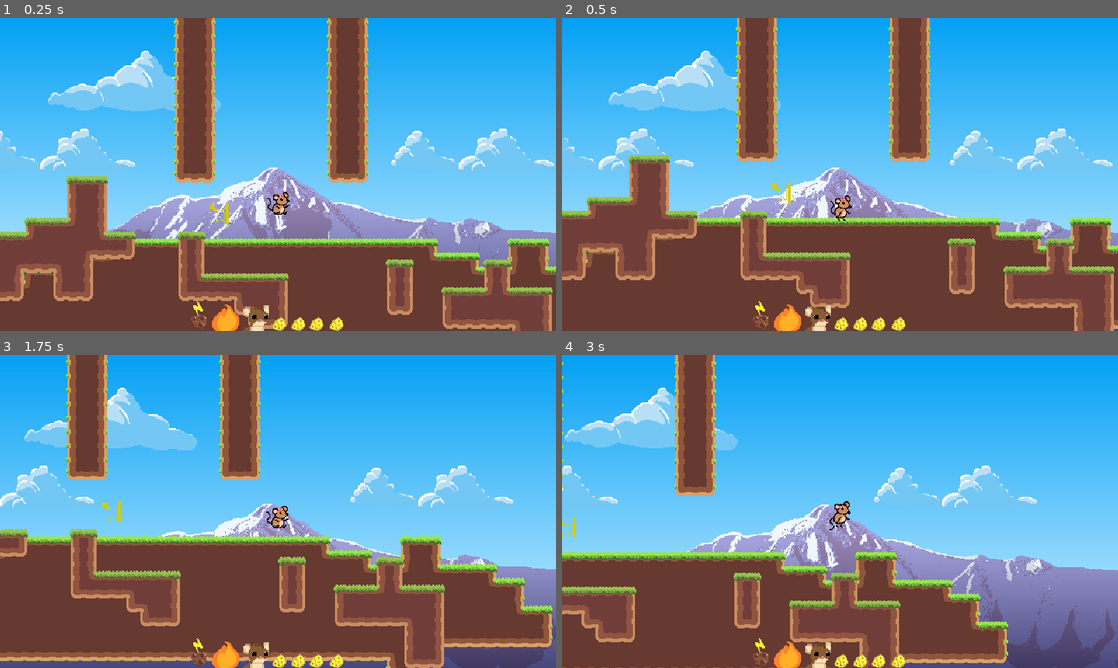
Above: before the commit, frames 1-4 (two rows, left to right).
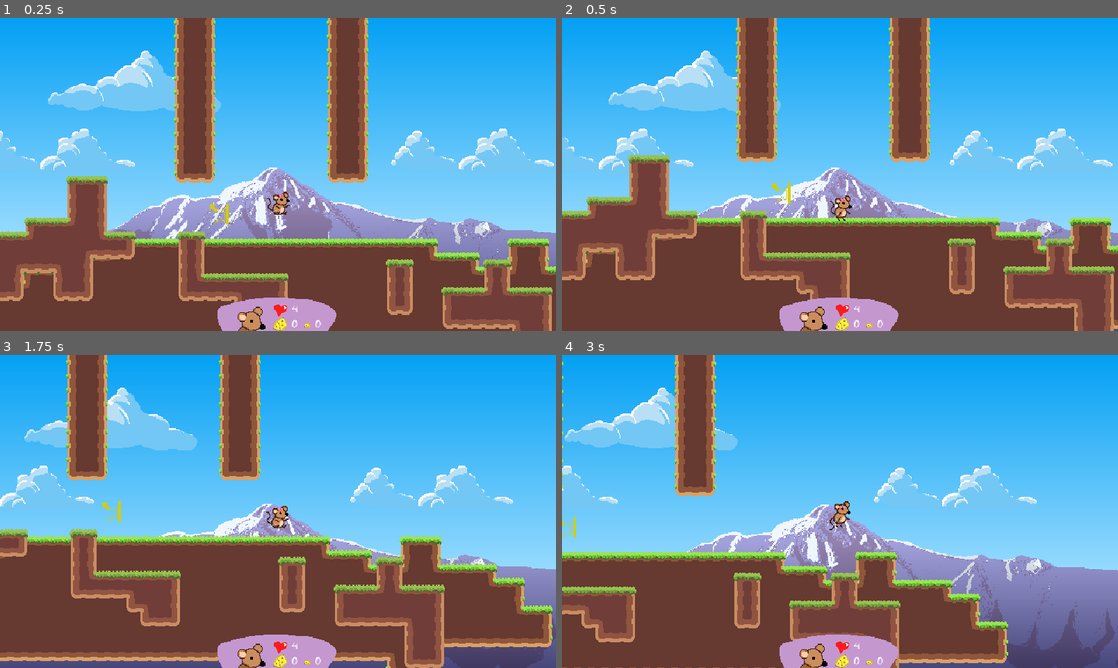
Above: after the commit, the same moments.

Repository: GalletasConMayo/LilRatGame
Game: Godot game, scene res://Scenes/game.tscn
The game is run twice, just before and just after one commit, with the same random seed, the same clock (stepped at 60 frames per second) and the same inputs.
Inputs (mouse positions are in pixels of both pictures, inside the frame that each line leads up to):
- Up to frame 1 (0.25 s): no input
- Up to frame 2 (0.5 s): no input
- Up to frame 3 (1.75 s): tap Enter (ui_accept) at 0.5 s; move the mouse to (400, 495) at 0.52 s; hold D (right) 0.53-1.28 s; tap Z (dash) at 0.6 s; click (400, 495) at 0.67 s; tap X (jump) at 0.77, 1.52 s; move the mouse to (166, 527) at 1.27 s; hold S (down) from 1.28 s (still down); tap C (walking) at 1.35 s
- Up to frame 4 (3 s): move the mouse to (895, 442) at 2.02 s; release S (down) at 2.03 s; hold D (right) 2.03-2.78 s; hold F 2.03-2.78 s; move the mouse to (812, 574) at 2.77 s; hold W from 2.78 s (still down); tap Space at 2.85 s; click (812, 574) at 2.92 s

The runs differ from the first frame. In frame 1, 2.2% of the frame differs, in the area x 34-62%, y 55-100%; in frame 2, 2.2%; in frame 3, 2.3%; in frame 4, 2.3%, in the area x 34-62%, y 46-100%.

Commit message:
new functionalities: HUD, minor changes, added roadmap and gdd

Diff:
--- a/Scenes/HUD.tscn
+++ b/Scenes/HUD.tscn
@@ -1,6 +1,8 @@
-[gd_scene load_steps=2 format=3 uid="uid://chrnq3hfno3x4"]
+[gd_scene load_steps=4 format=3 uid="uid://chrnq3hfno3x4"]
 
+[ext_resource type="Script" path="res://Scripts/HUD.gd" id="1_6qtbd"]
 [ext_resource type="Texture2D" uid="uid://mbiqtgu8rxjj" path="res://Images/Player/HUD.png" id="1_aticg"]
+[ext_resource type="FontFile" uid="uid://dhj8xfl36onsg" path="res://Images/Rat-Regular.otf" id="3_r4s30"]
 
 [node name="HUD" type="Control"]
 layout_mode = 3
@@ -9,6 +11,7 @@
 anchor_bottom = 1.0
 grow_horizontal = 2
 grow_vertical = 2
+script = ExtResource("1_6qtbd")
 
 [node name="TextureRect" type="TextureRect" parent="."]
 layout_mode = 1
@@ -16,4 +19,46 @@
 anchor_right = 1.0
 offset_bottom = 360.0
 grow_horizontal = 2
+rotation = 0.000223999
 texture = ExtResource("1_aticg")
+
+[node name="HBoxContainer" type="HBoxContainer" parent="."]
+layout_mode = 1
+anchors_preset = 3
+anchor_left = 1.0
+anchor_top = 1.0
+anchor_right = 1.0
+anchor_bottom = 1.0
+offset_left = -25.0
+offset_top = -50.0
+grow_horizontal = 0
+grow_vertical = 0
+theme_override_constants/separation = 270
+
+[node name="GridContainer" type="GridContainer" parent="HBoxContainer"]
+layout_mode = 2
+size_flags_horizontal = 4
+size_flags_vertical = 8
+theme_override_constants/h_separation = 19
+columns = 2
+
+[node name="hitpoins" type="Label" parent="HBoxContainer/GridContainer"]
+layout_mode = 2
+theme_override_fonts/font = ExtResource("3_r4s30")
+text = "0"
+
+[node name="Control" type="Control" parent="HBoxContainer/GridContainer"]
+layout_mode = 2
+
+[node name="cheeses" type="Label" parent="HBoxContainer/GridContainer"]
+layout_mode = 2
+theme_override_fonts/font = ExtResource("3_r4s30")
+text = "0"
+
+[node name="cheese_piece" type="Label" parent="HBoxContainer/GridContainer"]
+layout_mode = 2
+theme_override_fonts/font = ExtResource("3_r4s30")
+text = "0"
+
+[node name="Control" type="Control" parent="HBoxContainer"]
+layout_mode = 2
--- /dev/null
+++ b/Scripts/HUD.gd
@@ -0,0 +1,21 @@
+extends Control
+
+func _ready():
+	global_variables.cheeses = 0
+	global_variables.cheese_piece = 0
+	global_variables.max_cheeses = 4
+	global_variables.hitpoints = 4
+	global_variables.max_hitpoints = 4
+
+func _process(delta):
+	check_hud_variables()
+
+func check_hud_variables()->void:
+	for label in $HBoxContainer/GridContainer.get_children(): #recorre las etiquetas para cambiar los numeros
+		match label.name:
+			"hitpoins":
+				label.text = str(global_variables.hitpoints)
+			"cheeses":
+				label.text = str(global_variables.cheeses)
+			"cheese_piece":
+				label.text = str(global_variables.cheese_piece)
--- a/Scripts/global_variables.gd
+++ b/Scripts/global_variables.gd
@@ -6,12 +6,17 @@
 
 var player_camera : bool = true
 var follow_player_camera : bool = false
+var weapon : bool = true
+var ribbon : bool = true
 
 var active_camera: Array[String] = []
 var exited_camera: String
 
-var weapon : bool = true
-var ribbon : bool = true
+var cheeses: int
+var cheese_piece: int
+var max_cheeses: int
+var hitpoints : int
+var max_hitpoints : int
 
 signal camera_search()
 signal trash_can()
--- a/Scripts/player.gd
+++ b/Scripts/player.gd
@@ -23,9 +23,6 @@
 #Numeric Variables
 var CURRENT_SPEED : int
 var LAST_DIRECTION = 1
-var HP
-var DAMAGE
-var SPEED
 var bullet_direction
 var current_state : int
 var last_state : int
@@ -66,9 +63,7 @@
 	dash_reset = true
 	$player_collision.disabled = false
 	$player_collision.position.x = -6
-	HP = 10
-	DAMAGE = 1
-	SPEED = 0
+
 
 func _physics_process(delta):
 	if Input.is_action_pressed("reset"):
@@ -92,14 +87,6 @@
 
 
 func player_gravity(delta)->void:
-#Esto creo que era para que girara la ratita, pero gira con hitbox y actua raro
-#	if !is_on_floor():
-#		if SPIN == 1:
-#			$AnimatedSprite2D.rotate(PI/6)
-#		elif SPIN == -1:
-#			$AnimatedSprite2D.rotate(-PI/6)
-#		elif SPIN == -0:
-#			$AnimatedSprite2D.set_rotation(0)
 
 	if Input.is_action_pressed("down") and !is_on_floor():
 		fast_fall = true
--- a/Scripts/powerups.gd
+++ b/Scripts/powerups.gd
@@ -5,8 +5,6 @@
 func _ready():
 	pickable_name = get_name().strip_edges().rstrip("0123456789")
 	$AnimatedSprite.play(pickable_name)
-
-# Called every frame. 'delta' is the elapsed time since the previous frame.
 
 
 func _on_body_entered(body):
@@ -18,4 +16,12 @@
 				global_variables.double_jump = true
 			"walljump":
 				global_variables.wall_jump = true
+			"cheese":
+				global_variables.cheeses += 1
+			"cheese_piece":
+				if global_variables.cheese_piece == 4:
+					global_variables.cheese_piece = 0
+					global_variables.cheeses += 1
+				else:
+					global_variables.cheese_piece += 1
 		queue_free()
--- /dev/null
+++ b/default_bus_layout.tres
@@ -0,0 +1,15 @@
+[gd_resource type="AudioBusLayout" format=3 uid="uid://byt7dvcqlqo7v"]
+
+[resource]
+bus/1/name = &"Music"
+bus/1/solo = false
+bus/1/mute = false
+bus/1/bypass_fx = false
+bus/1/volume_db = 0.0
+bus/1/send = &"Master"
+bus/2/name = &"SFX"
+bus/2/solo = false
+bus/2/mute = false
+bus/2/bypass_fx = false
+bus/2/volume_db = 0.0
+bus/2/send = &"Master"
Not shown, added: GDD.txt
Binary file changed: Images/Player/HUD.png
Binary file changed: Images/Player/Rat_sprites/casi_full_rat_sheet.png
Not shown, added: ROADMAP.txt
